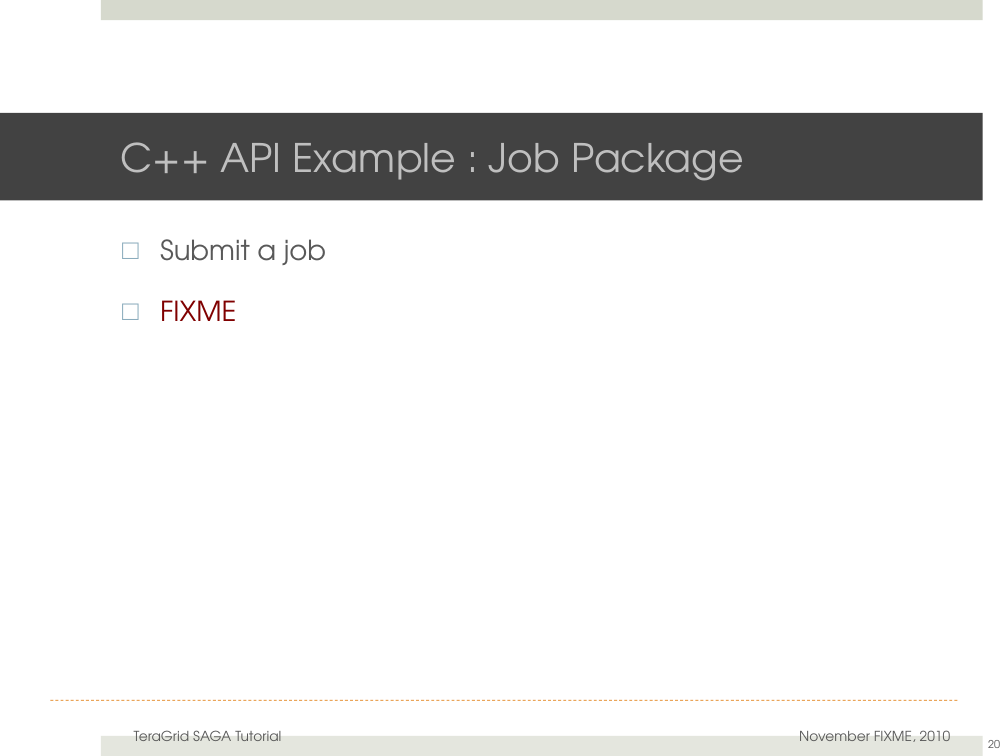
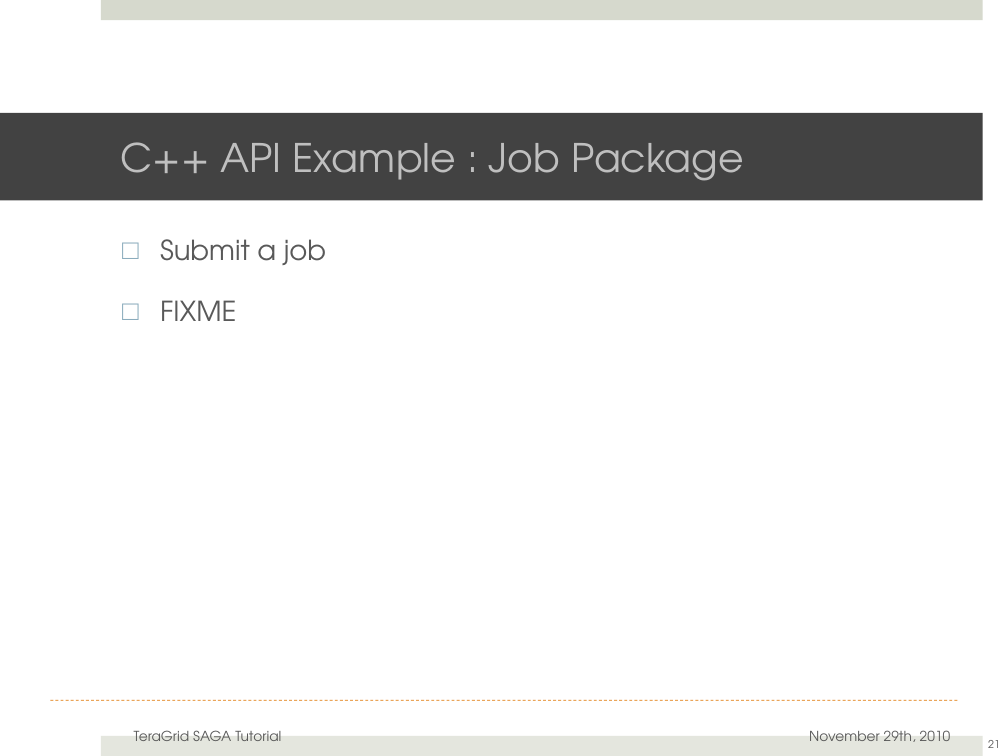
Before and after one commit to saga-project/saga-cpp-legacy-projects, a slide deck: slide 21 of tutorial/general_tutorial/SAGA-API-levels.pptx (slide 20 before the commit). Drawn at 1008x756 pixels with LibreOffice and Linux fonts; fonts in the diff are those of the drawing; background and template pictures are left out. Boxes give left, top, right and bottom in pixels: in the first picture for what was removed or moved away, otherwise in the second. Text is boxed around its words. In the diff, an @@ line names an element or a change of style, - is before the commit and + after.

Commit message:
Updating examples, minor changes

```diff
--- a/tutorial/general_tutorial/SAGA-API-levels.pptx
+++ b/tutorial/general_tutorial/SAGA-API-levels.pptx
@@ text at (160, 300, 236, 321): text colour #800000 to #595959 in "FIXME" @@
@@ text at (809, 731, 951, 742): text changed @@
-November FIXME, 2010
+November 29th, 2010
@@ page number at (988, 740, 1000, 748): text changed @@
-20
+21
```
Also in this commit, not shown: 25 other slides changed, 1 slide added, 1 other file.
